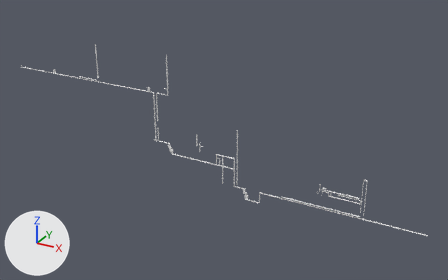
An edit to the glTF model metromania-project/scenes/beginning_area/tutorial/tutorial.glb, drawn before and after from the same camera.
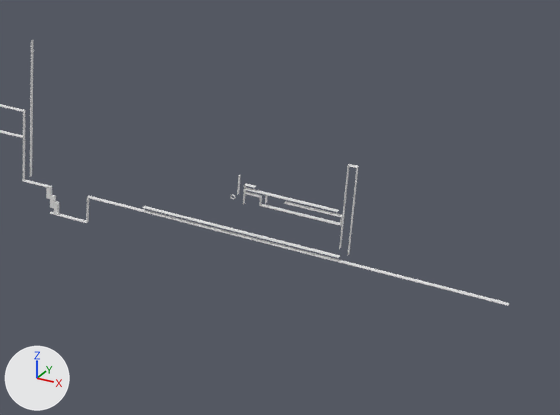
The first picture shows the older version from a 50 mm camera at (581.0, -605.0, 259.0) aimed at (242.0, 11.0, -49.0). The close-ups show both versions on the part from 50% to 100% of the width and 41% to 100% of the height of that picture; other places that the commit changed are outside them. Arrows for +X, +Y and +Z are at lower left; the lights stay in place. Where no turn or scale is listed for an object, it has been applied to the vertices. Vertices at the same position are counted once.

The scene before the commit, as lines of its bpy script (objects in view):
```python
ob_cube_col_006 = bpy.data.objects.new('Cube-col.006', me_cube_006)
ob_cube_col_006.location = (426.3, 0.0, -82.5)
ob_cube_col_006.rotation_euler = (0.0, -1.571, 0.0)  # degrees (0, -90, 0)
ob_cube_col_007 = bpy.data.objects.new('Cube-col.007', me_cube_007)
ob_cube_col_007.location = (422.3, 0.0, -78.5)
ob_cube_col_007.rotation_euler = (0.0, -1.571, 0.0)  # degrees (0, -90, 0)
ob_cube_col_010 = bpy.data.objects.new('Cube-col.010', me_cube_010)
ob_cube_col_010.location = (425.0, 0.0, -55.1)
ob_cube_col_013 = bpy.data.objects.new('Cube-col.013', me_cube_013)
ob_cube_col_013.location = (379.5, 0.0, -76.7)
ob_cube_col_017 = bpy.data.objects.new('Cube-col.017', me_cube_017)
ob_cube_col_017.location = (388.0, 0.0, -78.8)
ob_cube_col_043 = bpy.data.objects.new('Cube-col.043', me_cube_056)
ob_cube_col_043.location = (338.8, 0.0, -103.5)
ob_cube_col_044 = bpy.data.objects.new('Cube-col.044', me_cube_057)
ob_cube_col_044.location = (398.2, 0.0, -101.4)
ob_torus = bpy.data.objects.new('Torus', me_torus)
ob_torus.location = (370.8, 0.0, -84.5)
```
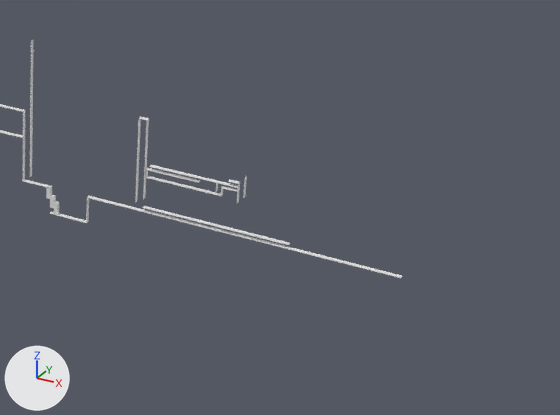
Where the newer file only moved an object's origin or applied its transform, the numbers keep the older frame.

The edits, one by one:
me_cube_056 has 8 vertices, 12 faces and spans x -42.0..158.0, y -1.0..1.0, z 0.0.
me_cube_056 is used by ob_cube_col_043; location (338.8, 0.0, -103.5).
me_cube_056 part 1: the whole mesh is scaled about its middle by (0.769, 1, 1), then moved by (-23.0, 0.0, 0.0).
me_cube_057 has 8 vertices, 12 faces and spans x -71.5..24.5, y -1.0..1.0, z -0.1..0.1.
me_cube_057 is used by ob_cube_col_044; location (398.2, 0.0, -101.4).
me_cube_057 part 2: the whole mesh is scaled about its middle by (0.756, 1, 1), then moved by (-11.7, 0.0, 0.0).
Object 'Torus' (ob_torus) is deleted.
Object 'Cube-col.006' (ob_cube_col_006) moves from (426.3, 0.0, -82.5) to (323.1, 0.0, -82.5).
Object 'Cube-col.006' (ob_cube_col_006) turns from (0, -90, 0) to (180, -90, 0) degrees about x, y and z.
Object 'Cube-col.007' (ob_cube_col_007) moves from (422.3, 0.0, -78.5) to (327.1, 0.0, -78.5).
Object 'Cube-col.007' (ob_cube_col_007) turns from (0, -90, 0) to (180, -90, 0) degrees about x, y and z.
Object 'Cube-col.010' (ob_cube_col_010) moves from (425.0, 0.0, -55.1) to (324.4, 0.0, -55.1).
Object 'Cube-col.010' (ob_cube_col_010) turns from (0, 0, 0) to (0, 0, 180) degrees about x, y and z.
Object 'Cube-col.013' (ob_cube_col_013) moves from (379.5, 0.0, -76.7) to (369.9, 0.0, -76.7).
Object 'Cube-col.013' (ob_cube_col_013) turns from (0, 0, 0) to (0, 0, 180) degrees about x, y and z.
Object 'Cube-col.017' (ob_cube_col_017) moves from (388.0, 0.0, -78.8) to (361.4, 0.0, -78.8).
Object 'Cube-col.017' (ob_cube_col_017) turns from (0, 0, 0) to (0, 0, 180) degrees about x, y and z.
Object 'Cube-col.015' (ob_cube_col_015) moves from (399.8, 0.0, -80.9) to (349.7, 0.0, -80.9).
Object 'Cube-col.015' (ob_cube_col_015) turns from (0, 0, 0) to (0, 0, 180) degrees about x, y and z.
Object 'Cube-col.014' (ob_cube_col_014) moves from (381.7, 0.0, -80.9) to (367.7, 0.0, -80.9).
Object 'Cube-col.014' (ob_cube_col_014) turns from (0, 0, 0) to (0, 0, 180) degrees about x, y and z.
Object 'Cube-col.022' (ob_cube_col_022) moves from (393.1, 0.0, -85.1) to (356.3, 0.0, -85.1).
Object 'Cube-col.022' (ob_cube_col_022) turns from (0, 0, 0) to (0, 0, 180) degrees about x, y and z.

Changed parts and their boxes [x1, y1, x2, y2] in the close-ups (560 x 415 px):
'Cube-col.043', mesh rescaled (25% narrower, 25% shorter)
    before: [87, 196, 509, 306]
    after: [87, 196, 402, 278]
'Cube-col.044', mesh rescaled (25% narrower, 25% shorter)
    before: [143, 206, 340, 258]
    after: [143, 206, 290, 245]
'Cube-col.017', moved, turned
    before: [244, 187, 339, 212]
    after: [150, 165, 238, 188]
'Cube-col.022', moved, turned
    before: [260, 204, 341, 226]
    after: [146, 176, 221, 196]
'Cube-col.006', moved, turned
    before: [347, 166, 358, 256]
    after: [135, 116, 141, 202]
'Cube-col.007', moved, turned
    before: [339, 164, 349, 249]
    after: [143, 119, 149, 200]
'Cube-col.015', moved, turned
    before: [284, 201, 342, 217]
    after: [146, 168, 200, 183]
'Cube-col.014', moved, turned
    before: [244, 192, 262, 198]
    after: [222, 186, 238, 192]
'Cube-col.013', moved, turned
    before: [245, 183, 256, 188]
    after: [228, 179, 239, 184]
'Cube-col.010', moved, turned
    before: [348, 164, 357, 168]
    after: [139, 117, 149, 120]
'Torus', deleted
    before: [230, 194, 235, 199]
